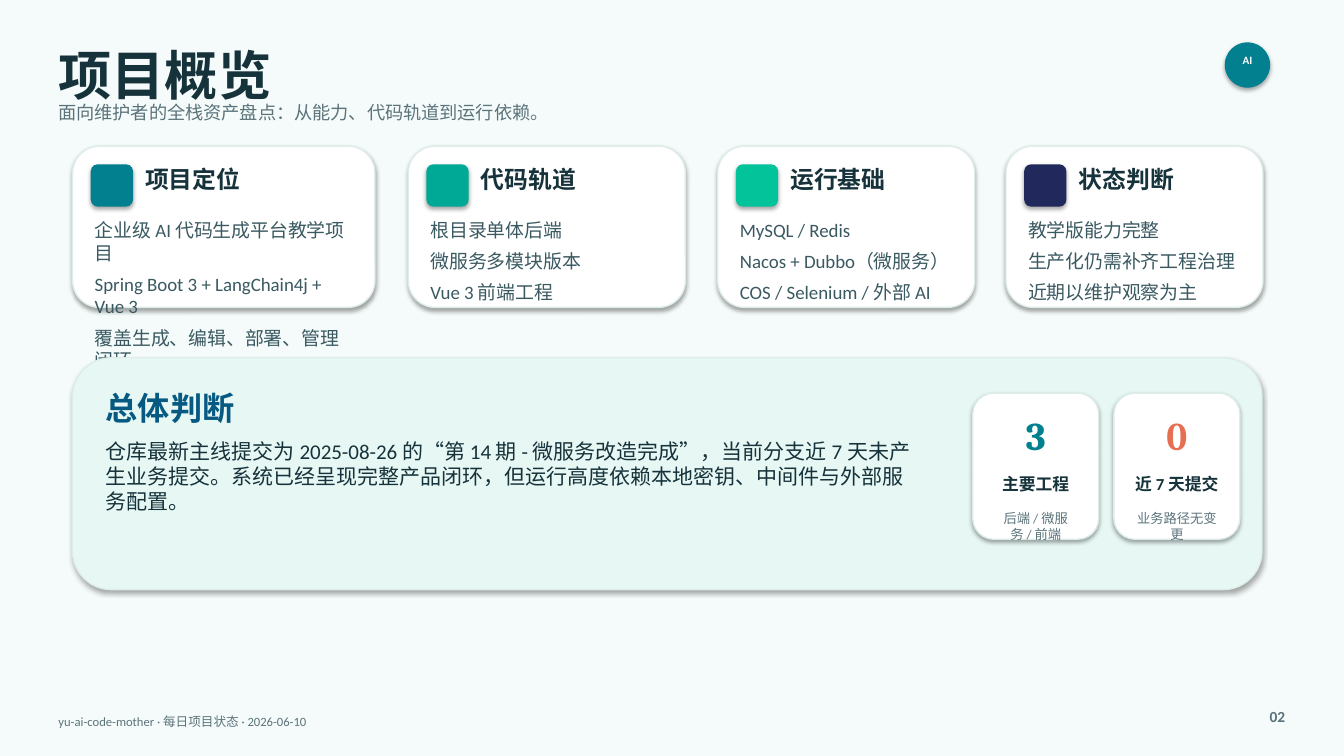
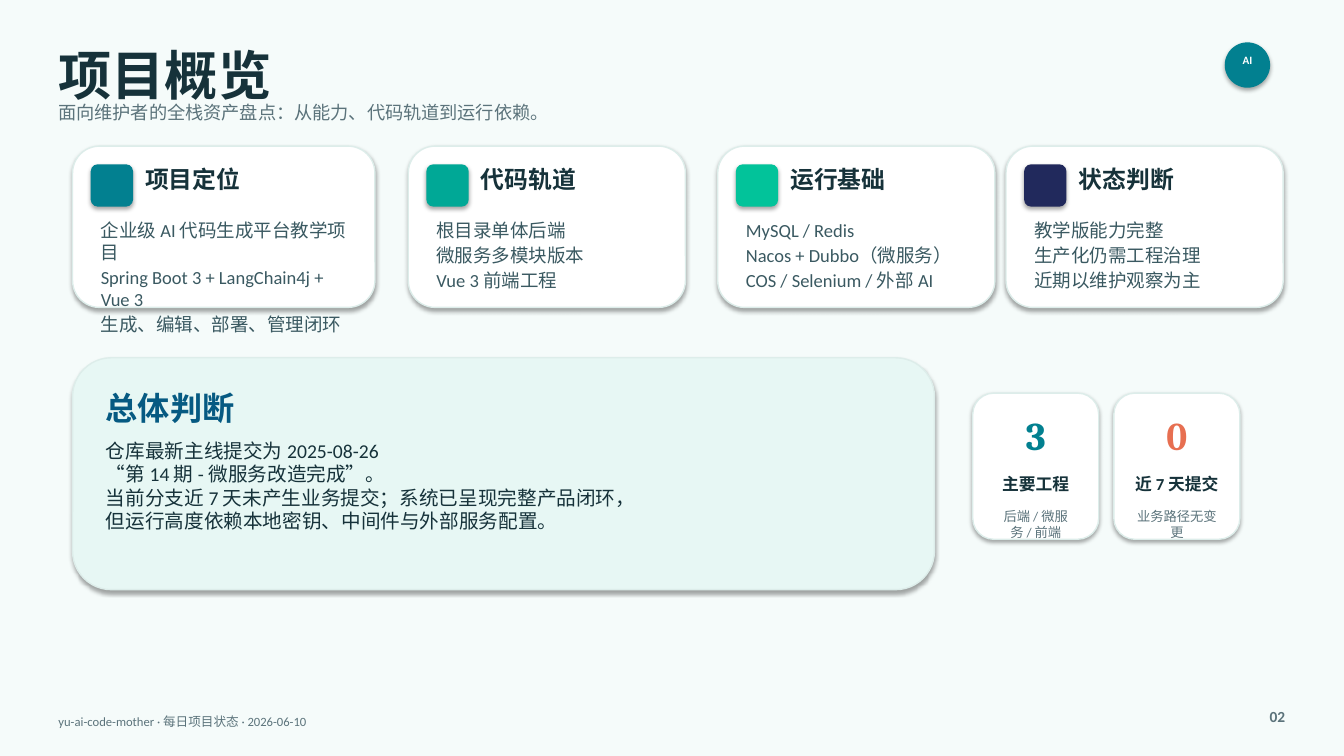
Before and after one commit to liyupi/yu-ai-code-mother, a slide deck: slide 2 of docs/reports/project-status-2026-06-10.pptx. Drawn at 1344x756 pixels with LibreOffice and Linux fonts; fonts in the diff are those of the drawing. Boxes give left, top, right and bottom in pixels: in the first picture for what was removed or moved away, otherwise in the second. Text is boxed around its words. In the diff, an @@ line names an element or a change of style, - is before the commit and + after.

```diff
--- a/docs/reports/project-status-2026-06-10.pptx
+++ b/docs/reports/project-status-2026-06-10.pptx
@@ rounded rectangle: place and size @@
-rounded rectangle at [718, 146, 975, 308]
+rounded rectangle at [718, 146, 995, 308]
@@ rounded rectangle: place and size @@
-rounded rectangle at [1006, 146, 1263, 308]
+rounded rectangle at [1006, 146, 1284, 308]
@@ text at [101, 221, 346, 312]: size 13.5 to 13.2 pt in "企业级 AI 代码生成平台教学项目", "Spring Boot 3 + LangChain4j + Vue ..."; less space between paragraphs @@
@@ text "根目录单体后端" at [436, 221, 584, 289]: size 13.5 to 13.2 pt; less space between paragraphs @@
@@ text "MySQL / Redis" at [746, 224, 952, 289]: size 13.5 to 13.2 pt; less space between paragraphs @@
@@ text at [1034, 221, 1200, 289]: size 13.5 to 13.2 pt in "教学版能力完整", "近期以维护观察为主"; less space between paragraphs @@
@@ text at [1034, 246, 1200, 264]: text changed; size 13.5 to 13.2 pt @@
-生产化仍需补齐工程治理
+生产化仍需工程治理
@@ text at [101, 315, 341, 333]: text changed; size 13.5 to 13.2 pt @@
-覆盖生成、编辑、部署、管理闭环
+生成、编辑、部署、管理闭环
@@ rounded rectangle: place and size @@
-rounded rectangle at [73, 358, 1262, 590]
+rounded rectangle at [73, 358, 935, 590]
@@ text at [106, 441, 635, 530]: text changed; size 15 to 14 pt @@
-仓库最新主线提交为 2025-08-26 的“第 14 期 - 微服务改造完成”，当前分支近 7 天未产生业务提交。系统已经呈现完整产品闭环，但运行高度依赖本地密钥、中间件与外部服务配置。
+仓库最新主线提交为 2025-08-26
+“第 14 期 - 微服务改造完成”。
+当前分支近 7 天未产生业务提交；系统已呈现完整产品闭环，
+但运行高度依赖本地密钥、中间件与外部服务配置。
```
Also in this commit, not shown: 10 other slides changed.
